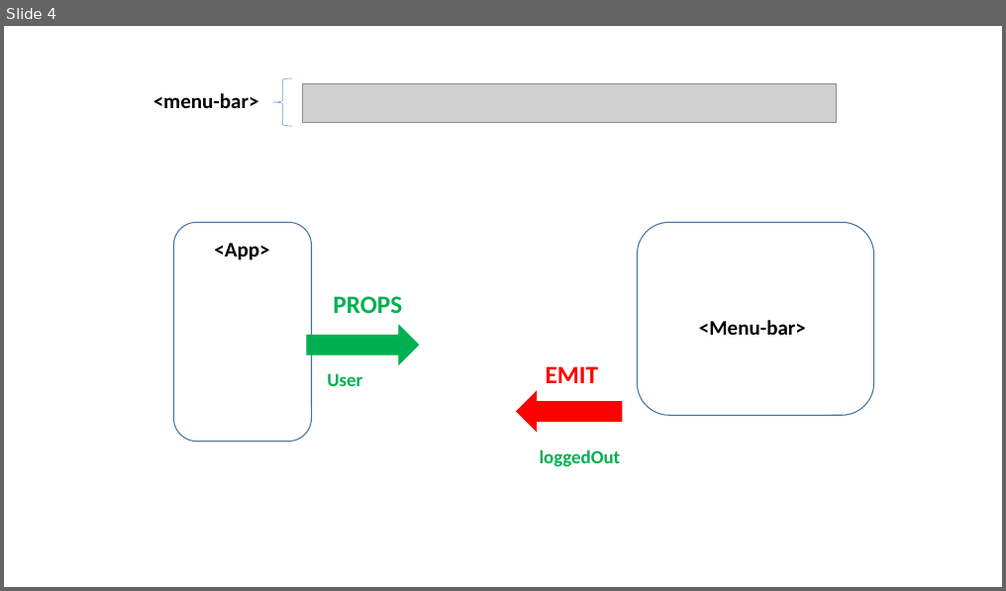
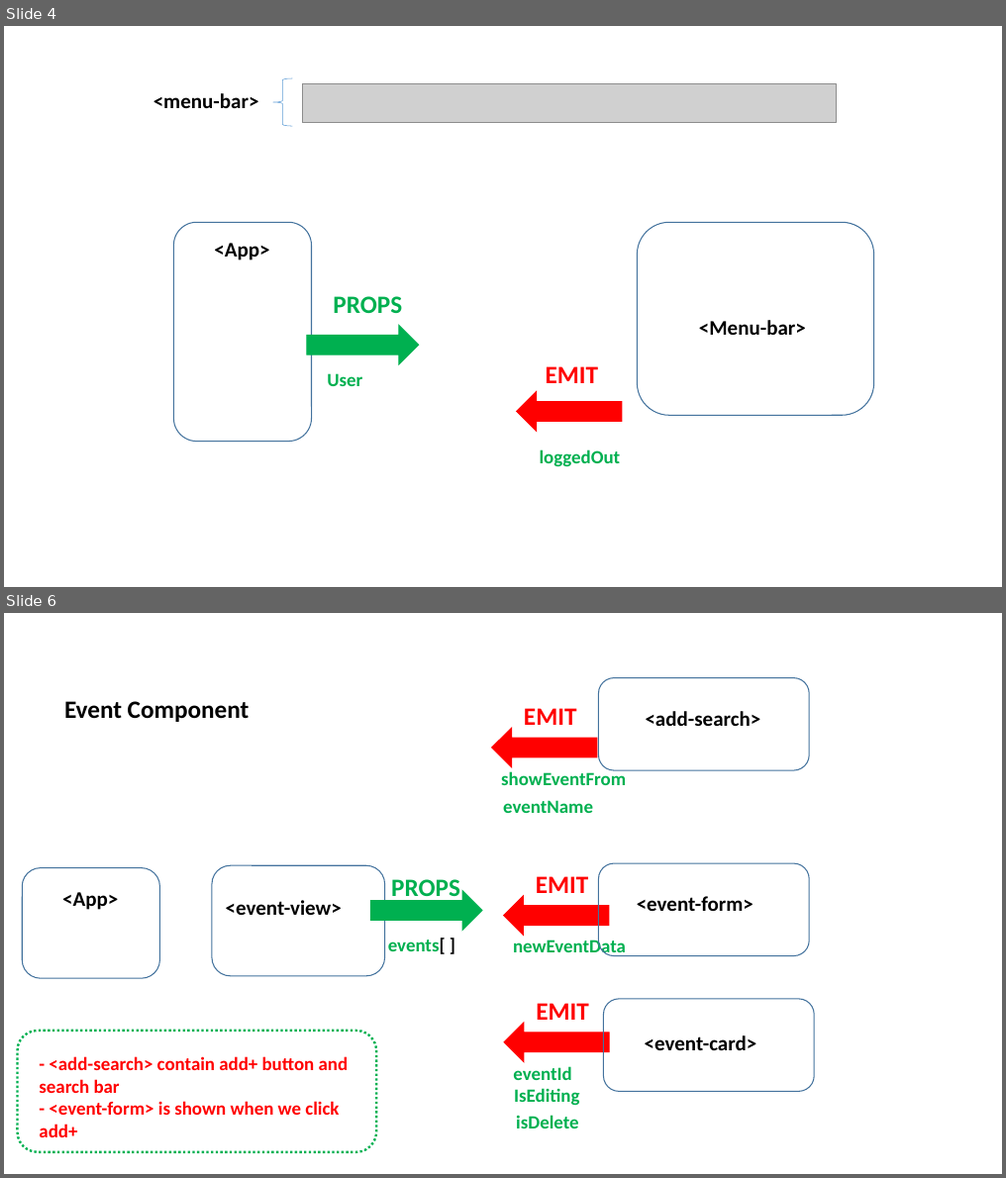
Before and after one commit to pnc-virtual-company/2021-G8-V2-PART1, a slide deck: docs/COMPONENT-DIAGRAM.pptx. Shown one above the other, each under a label of ours: slide 4 before the commit, slides 4 and 6 after it; the slides between them are not shown. The pictures are 1006x591 and 1006x1178 pixels, drawn with LibreOffice and Linux fonts; fonts in the diff are those of the drawing; grey boxes stand for pictures. Boxes give left, top, right and bottom in pixels: in the first picture for what was removed or moved away, otherwise in the second. Text is boxed around its words. In the diff, an @@ line names an element or a change of style, - is before the commit and + after.

```diff
--- a/docs/COMPONENT-DIAGRAM.pptx
+++ b/docs/COMPONENT-DIAGRAM.pptx
@@ slide 6 added at (4,613,1002,1174), background #FFFFFF @@
@@ text added at (64,701,250,722), 24 pt, text #000000, bold @@
+Event Component
@@ rounded rectangle added at (598,678,809,771), outline #43739E 1 pt @@
@@ right arrow added at (492,728,597,767), fill #FF0000, outline #FF0000 1 pt @@
@@ text added at (524,708,576,725), 24 pt, text #FF0000, bold @@
+EMIT
@@ text added at (646,711,761,726), 20 pt, text #000000, bold @@
+<add-search>
@@ text added at (501,769,626,785), 18 pt, text #00B050, bold @@
+showEventFrom
@@ text added at (503,800,593,813), 18 pt, text #00B050, bold @@
+eventName
@@ rounded rectangle added at (22,868,159,979), outline #43739E 1 pt @@
@@ rounded rectangle added at (212,866,385,977), outline #43739E 1 pt @@
@@ text added at (391,879,460,902), 24 pt, text #00B050, bold @@
+PROPS
@@ text added at (536,876,588,893), 24 pt, text #FF0000, bold @@
+EMIT
@@ rounded rectangle added at (598,863,809,957), outline #43739E 1 pt @@
@@ text added at (62,892,118,910), 20 pt, text #000000, bold @@
+<App>
@@ text added at (226,900,342,915), 20 pt, text #000000, bold @@
+<event-view>
@@ right arrow added at (371,891,482,930), fill #00B050, outline #00B050 1 pt @@
@@ right arrow added at (504,896,609,935), fill #FF0000, outline #FF0000 1 pt @@
@@ text added at (637,896,753,911), 20 pt, text #000000, bold @@
+<event-form>
@@ text added at (388,938,446,955), 18 pt, text #00B050, bold @@
+events[ ]
@@ text added at (513,938,626,957), 18 pt, text #00B050, bold @@
+newEventData
@@ right arrow added at (504,1023,609,1062), fill #FF0000, outline #FF0000 1 pt @@
@@ text added at (536,1003,588,1020), 24 pt, text #FF0000, bold @@
+EMIT
@@ rounded rectangle added at (604,999,814,1092), outline #43739E 1 pt @@
@@ rounded rectangle added at (18,1031,377,1153), outline #00B050 2.25 pt dashed @@
@@ text added at (39,1057,349,1138), 18 pt, text #FF0000, bold @@
+- <add-search> contain add+ button and search bar
+- <event-form> is shown when we click add+
@@ text added at (645,1036,757,1051), 20 pt, text #000000, bold @@
+<event-card>
@@ text added at (513,1066,571,1080), 18 pt, text #00B050, bold @@
+eventId
@@ text added at (514,1088,579,1106), 18 pt, text #00B050, bold @@
+IsEditing
@@ text added at (516,1115,578,1129), 18 pt, text #00B050, bold @@
+isDelete
```
Also in this commit, not shown: 1 slide changed.
